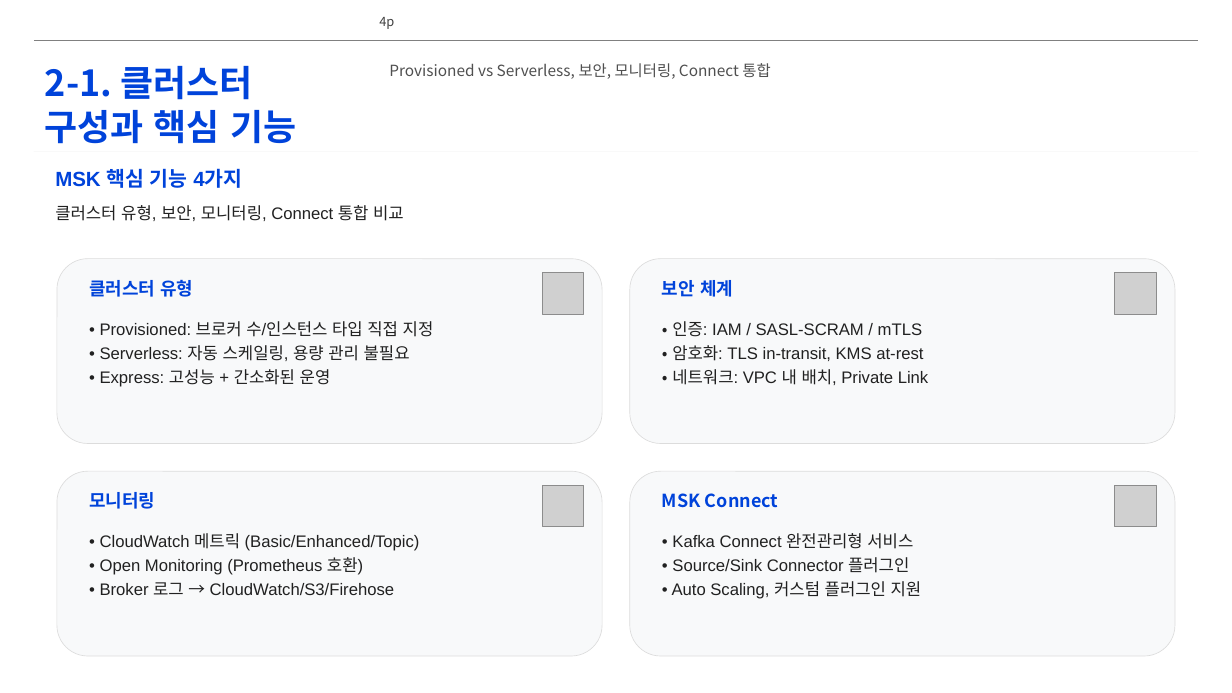
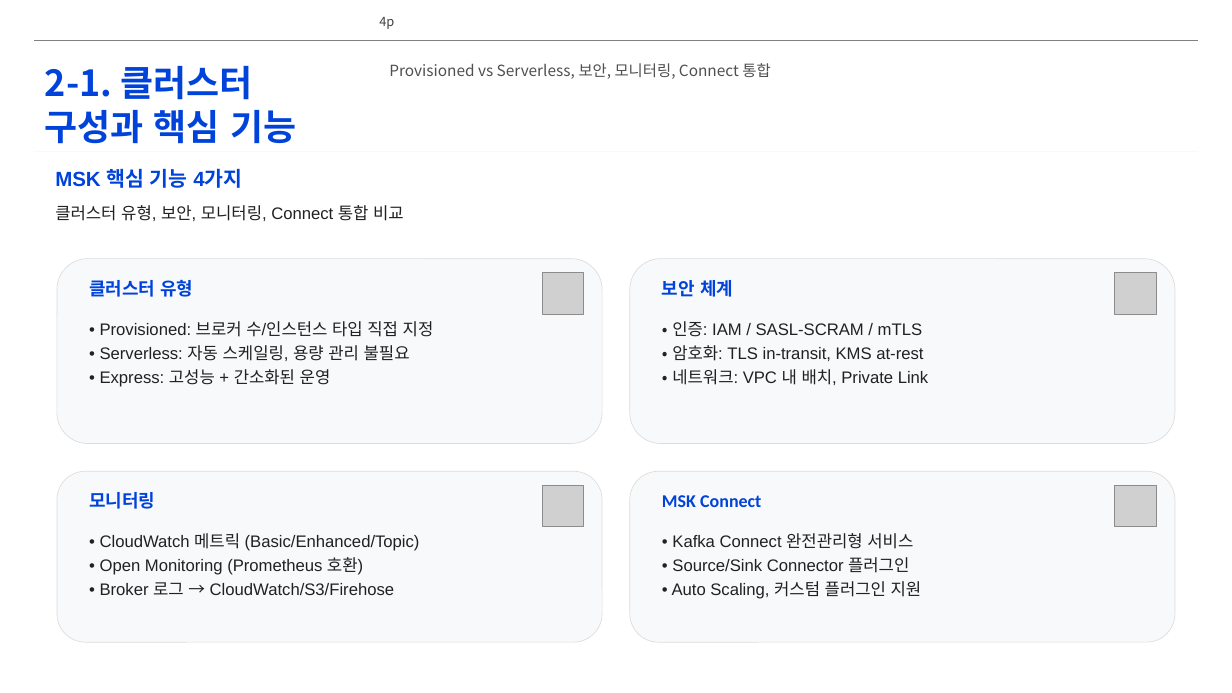
Before and after one commit to lhs6395-hslee/project-steer, a slide deck: slide 4 of results/pptx/AWS_MSK_Expert_Intro.pptx. Drawn at 1232x693 pixels with LibreOffice and Linux fonts; fonts in the diff are those of the drawing; grey boxes stand for pictures; background and template pictures are left out. Boxes give left, top, right and bottom in pixels: in the first picture for what was removed or moved away, otherwise in the second. Text is boxed around its words. In the diff, an @@ line names an element or a change of style, - is before the commit and + after.

```diff
--- a/results/pptx/AWS_MSK_Expert_Intro.pptx
+++ b/results/pptx/AWS_MSK_Expert_Intro.pptx
@@ rounded rectangle: place and size @@
-rounded rectangle at (57,471,603,656)
+rounded rectangle at (57,471,603,642)
@@ rounded rectangle: place and size @@
-rounded rectangle at (630,471,1176,656)
+rounded rectangle at (630,471,1176,642)
@@ text "MSK Connect" at (662,495,761,507): font Noto Sans CJK KR to Calibri @@
```
Also in this commit, not shown: 10 other slides changed, 2 other files.
